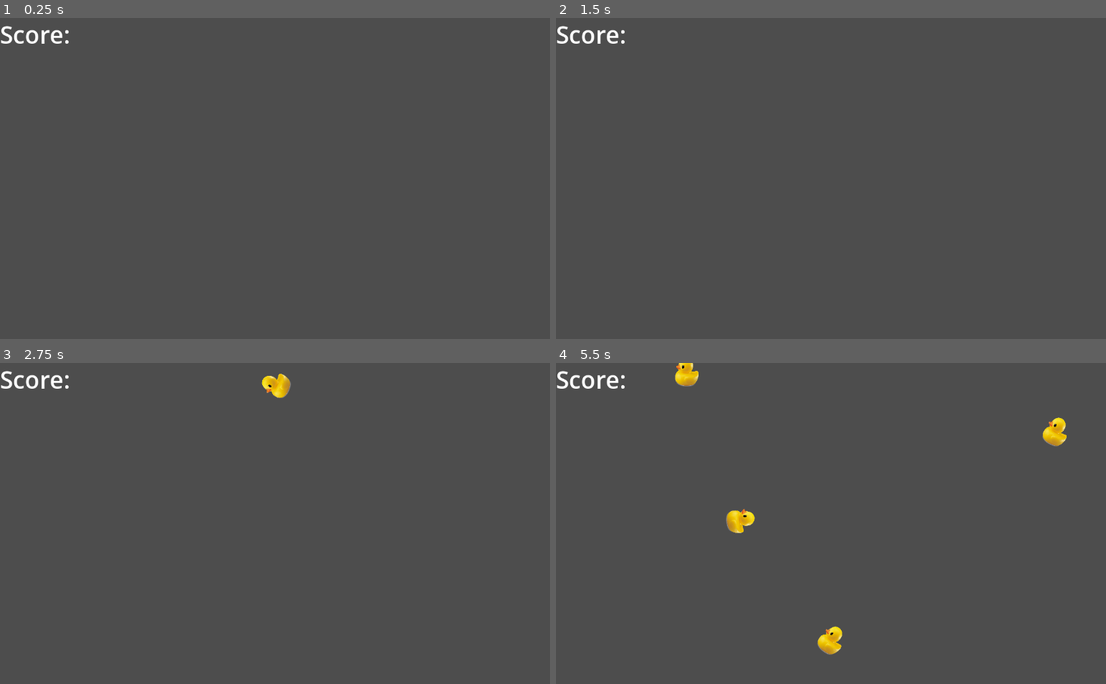
Above: before the commit, frames 1-4 (two rows, left to right).
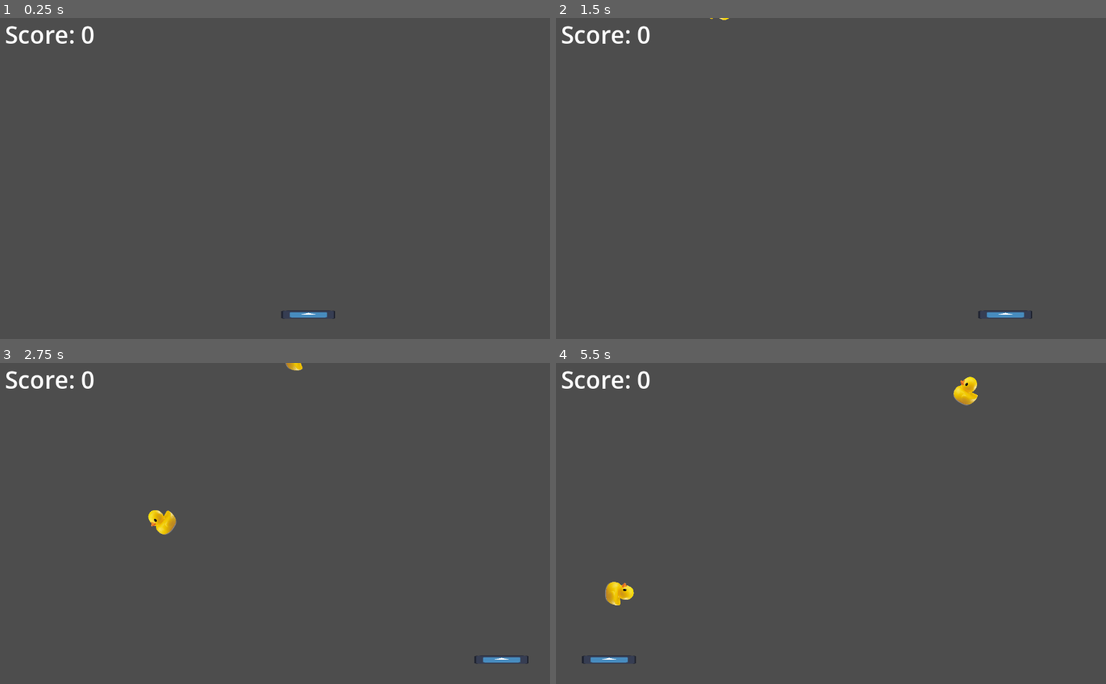
Above: after the commit, the same moments.

Repository: 24106/Duck-Catcher
Game: Godot game, scene res://scenes/task_01.tscn
Two runs of this game, one before a commit and one after it. Both use one fixed random seed, a clock stepped at 60 frames per second and the inputs below. Before the commit the project starts from res://task_01.tscn. The engine's default icon, where the game draws it, is replaced by a stand-in: a white triangle on a blue panel in a dark square.
Inputs:
- Up to frame 1 (0.25 s): no input
- Up to frame 2 (1.5 s): tap Enter at 0.5 s; hold D (move_right, bound only after the commit) 0.53-1.28 s; tap Space at 1.25 s; hold A (move_left, bound only after the commit) from 1.28 s (still down)
- Up to frame 3 (2.75 s): release A (move_left, bound only after the commit) at 2.03 s; hold D (move_right, bound only after the commit) from 2.03 s (still down)
- Up to frame 4 (5.5 s): release D (move_right, bound only after the commit) at 3.53 s; hold A (move_left, bound only after the commit) from 3.53 s (still down)

The runs differ from the first frame. In frame 1, 0.6% of the frame differs, in the area x 0-61%, y 2-94%; in frame 2, 0.6%; in frame 3, 1.2%; in frame 4, 2.3%, in the area x 0-93%, y 0-94%.

Commit message:
creating basic game

Diff:
--- a/duck.gd
+++ /dev/null
@@ -1,16 +0,0 @@
-extends Area2D
-
-var acceleration = 1.0
-var velocity = 0.0
-var rotation_velocity = randf_range(1.0,3.0)
-
-# Called when the node enters the scene tree for the first time.
-func _ready() -> void:
-	pass # Replace with function body.
-
-
-# Called every frame. 'delta' is the elapsed time since the previous frame.
-func _process(delta: float) -> void:
-	velocity += acceleration * delta
-	position.y += velocity
-	rotation += rotation_velocity * delta
--- a/duck.tscn
+++ /dev/null
@@ -1,16 +0,0 @@
-[gd_scene load_steps=4 format=3 uid="uid://i47w5xajhud8"]
-
-[ext_resource type="Script" path="res://duck.gd" id="1_auml2"]
-[ext_resource type="Texture2D" uid="uid://5ylnmwdpbpmw" path="res://duck_sprite.png" id="1_orfsv"]
-
-[sub_resource type="CircleShape2D" id="CircleShape2D_r5i0y"]
-
-[node name="Duck" type="Area2D"]
-script = ExtResource("1_auml2")
-
-[node name="Sprite2D" type="Sprite2D" parent="."]
-scale = Vector2(0.25, 0.25)
-texture = ExtResource("1_orfsv")
-
-[node name="CollisionShape2D" type="CollisionShape2D" parent="."]
-shape = SubResource("CircleShape2D_r5i0y")
--- a/game.gd
+++ /dev/null
@@ -1,21 +0,0 @@
-extends Node2D
-
-@onready var duck_prefab = preload("res://duck.tscn")
-
-# Called when the node enters the scene tree for the first time.
-func _ready() -> void:
-	pass # Replace with function body.
-
-
-# Called every frame. 'delta' is the elapsed time since the previous frame.
-func _process(delta: float) -> void:
-	pass
-
-
-func _on_duck_spawn_timer_timeout() -> void:
-	#spawn a duck
-	randomize()
-	var duck = duck_prefab.instantiate()
-	duck.position = Vector2(randi_range(10,1024), -50)
-	duck.rotation = randf_range(0,2*PI)
-	add_child(duck)
--- a/project.godot
+++ b/project.godot
@@ -15,9 +15,22 @@
 [application]
 
 config/name="Task01"
-run/main_scene="res://task_01.tscn"
+run/main_scene="res://scenes/task_01.tscn"
 config/features=PackedStringArray("4.7", "GL Compatibility")
 config/icon="res://icon.svg"
+
+[input]
+
+move_left={
+"deadzone": 0.5,
+"events": [Object(InputEventKey,"resource_local_to_scene":false,"resource_name":"","device":-1,"window_id":0,"alt_pressed":false,"shift_pressed":false,"ctrl_pressed":false,"meta_pressed":false,"pressed":false,"keycode":0,"physical_keycode":65,"key_label":0,"unicode":97,"location":0,"echo":false,"script":null)
+]
+}
+move_right={
+"deadzone": 0.5,
+"events": [Object(InputEventKey,"resource_local_to_scene":false,"resource_name":"","device":-1,"window_id":0,"alt_pressed":false,"shift_pressed":false,"ctrl_pressed":false,"meta_pressed":false,"pressed":false,"keycode":0,"physical_keycode":68,"key_label":0,"unicode":100,"location":0,"echo":false,"script":null)
+]
+}
 
 [rendering]
 
--- /dev/null
+++ b/scenes/duck.tscn
@@ -0,0 +1,18 @@
+[gd_scene format=3 uid="uid://i47w5xajhud8"]
+
+[ext_resource type="Script" uid="uid://b4vh4irduq8q5" path="res://scripts/duck.gd" id="1_tils5"]
+[ext_resource type="Texture2D" uid="uid://5ylnmwdpbpmw" path="res://assets/duck_sprite.png" id="2_tils5"]
+
+[sub_resource type="CircleShape2D" id="CircleShape2D_r5i0y"]
+radius = 28.284271
+
+[node name="Duck" type="Area2D" unique_id=1754188628]
+script = ExtResource("1_tils5")
+
+[node name="Sprite2D" type="Sprite2D" parent="." unique_id=1364805006]
+scale = Vector2(0.25, 0.25)
+texture = ExtResource("2_tils5")
+
+[node name="CollisionShape2D" type="CollisionShape2D" parent="." unique_id=1043273076]
+position = Vector2(-1, 0)
+shape = SubResource("CircleShape2D_r5i0y")
--- /dev/null
+++ b/scenes/player.tscn
@@ -0,0 +1,19 @@
+[gd_scene format=3 uid="uid://do75m2vaqk4um"]
+
+[ext_resource type="Script" uid="uid://b6sj28tlqfd0n" path="res://scripts/player.gd" id="1_3vyb7"]
+[ext_resource type="Texture2D" uid="uid://dfy63sst3haxf" path="res://icon.svg" id="2_g2els"]
+
+[sub_resource type="RectangleShape2D" id="RectangleShape2D_qhqgy"]
+size = Vector2(110, 17)
+
+[node name="Player" type="Area2D" unique_id=548628891]
+script = ExtResource("1_3vyb7")
+
+[node name="Sprite2D" type="Sprite2D" parent="." unique_id=1220447895]
+scale = Vector2(0.85156244, 0.1328125)
+texture = ExtResource("2_g2els")
+
+[node name="CollisionShape2D" type="CollisionShape2D" parent="." unique_id=457013690]
+shape = SubResource("RectangleShape2D_qhqgy")
+
+[connection signal="area_entered" from="." to="." method="_on_area_entered"]
--- /dev/null
+++ b/scenes/task_01.tscn
@@ -0,0 +1,37 @@
+[gd_scene format=3 uid="uid://bm2m4dtot603m"]
+
+[ext_resource type="Script" uid="uid://btcp7isa6tyuw" path="res://scripts/game.gd" id="1_lpkeo"]
+[ext_resource type="Theme" uid="uid://p6ily2d3rb8i" path="res://default_theme.tres" id="2_e6rjh"]
+[ext_resource type="PackedScene" uid="uid://do75m2vaqk4um" path="res://scenes/player.tscn" id="3_e6rjh"]
+
+[node name="Task01" type="Node2D" unique_id=1358145171]
+script = ExtResource("1_lpkeo")
+
+[node name="BackGround" type="Sprite2D" parent="." unique_id=2143238213]
+
+[node name="DuckSpawnTimer" type="Timer" parent="." unique_id=453639897]
+wait_time = 1.2
+autostart = true
+
+[node name="Player" parent="." unique_id=548628891 instance=ExtResource("3_e6rjh")]
+position = Vector2(621, 599)
+
+[node name="UI" type="Control" parent="." unique_id=1356087322]
+layout_mode = 3
+anchors_preset = 0
+offset_right = 1151.0
+offset_bottom = 113.0
+theme = ExtResource("2_e6rjh")
+
+[node name="Label" type="Label" parent="UI" unique_id=974703680]
+layout_mode = 1
+anchors_preset = -1
+anchor_left = 0.008688097
+anchor_right = 1.0086884
+anchor_bottom = 1.0
+grow_horizontal = 2
+grow_vertical = 2
+text = "Score: "
+metadata/_edit_use_anchors_ = true
+
+[connection signal="timeout" from="DuckSpawnTimer" to="." method="_on_duck_spawn_timer_timeout"]
--- /dev/null
+++ b/scripts/duck.gd
@@ -0,0 +1,24 @@
+extends Area2D
+
+# controls how quickly the duck accelerates as it falls
+var acceleration: float = 200.0
+
+# the duck's current falling speed
+var velocity: float = 80.0
+
+# give the duck a random rotation speed
+var rotation_velocity: float = randf_range(-8.0, 8.0)
+
+func _ready() -> void:
+	# add the duck to a group so the player can recognise it
+	add_to_group("ducks")
+
+func _process(delta: float) -> void:
+	# increase the falling speed over time
+	velocity += acceleration * delta
+
+	# move the duck down the screen
+	position.y += velocity * delta
+
+	# rotate the duck as it falls
+	rotation += rotation_velocity * delta
--- /dev/null
+++ b/scripts/game.gd
@@ -0,0 +1,46 @@
+extends Node2D
+
+# load duck scene so new ducks can be created
+@onready var duck_prefab = preload("res://scenes/duck.tscn")
+
+# get the player and the score label from the scene
+@onready var player: Area2D = $Player
+@onready var score_label: Label = $UI/Label
+
+# store the player's score
+var score: int = 0
+
+func _ready() -> void:
+	# listen for the signal emitted when a duck is caught
+	player.duck_caught.connect(_on_player_duck_caught)
+
+	# display the starting score
+	update_score()
+
+func _process(delta: float) -> void:
+	pass
+
+# spawn a new duck whenever the timer finishes
+func _on_duck_spawn_timer_timeout() -> void:
+	var duck = duck_prefab.instantiate()
+
+	# give the duck a random horizontal position above the screen
+	duck.position = Vector2(
+		randi_range(30, 994),
+		-50
+	)
+
+	# give the duck a random starting rotation
+	duck.rotation = randf_range(0.0, 2.0 * PI)
+
+	# add the duck to the game
+	add_child(duck)
+
+# increase the score when the player catches a duck
+func _on_player_duck_caught() -> void:
+	score += 1
+	update_score()
+
+# display the latest score on the screen
+func update_score() -> void:
+	score_label.text = "Score: " + str(score)
--- /dev/null
+++ b/scripts/player.gd
@@ -0,0 +1,34 @@
+extends Area2D
+
+# signal sent to the main game when a duck is caught
+signal duck_caught
+
+# horizontal movement speed
+@export var speed: float = 700.0
+
+# keep the player away from the screen edges
+@export var edge_padding: float = 107.0
+
+func _process(delta: float) -> void:
+	# read only the left and right movement controls
+	var direction: float = Input.get_axis("move_left", "move_right")
+
+	# move the player horizontally
+	position.x += direction * speed * delta
+
+	# keep the player inside the screen boundaries
+	var screen_width: float = get_viewport_rect().size.x
+	position.x = clampf(
+		position.x,
+		edge_padding,
+		screen_width - edge_padding
+	)
+
+# detect when a duck enters the player's collision area
+func _on_area_entered(area: Area2D) -> void:
+	if area.is_in_group("ducks"):
+		# tell the main game that a duck was caught
+		duck_caught.emit()
+
+		# remove the caught duck
+		area.queue_free()
--- a/task_01.tscn
+++ /dev/null
@@ -1,31 +0,0 @@
-[gd_scene load_steps=3 format=3 uid="uid://bm2m4dtot603m"]
-
-[ext_resource type="Script" path="res://game.gd" id="1_klrkg"]
-[ext_resource type="Theme" uid="uid://p6ily2d3rb8i" path="res://default_theme.tres" id="1_yll68"]
-
-[node name="Task01" type="Node2D"]
-script = ExtResource("1_klrkg")
-
-[node name="UI" type="Control" parent="."]
-layout_mode = 3
-anchors_preset = 0
-offset_right = 1151.0
-offset_bottom = 113.0
-theme = ExtResource("1_yll68")
-
-[node name="Label" type="Label" parent="UI"]
-layout_mode = 1
-anchors_preset = 15
-anchor_right = 1.0
-anchor_bottom = 1.0
-grow_horizontal = 2
-grow_vertical = 2
-text = "Score: "
-metadata/_edit_use_anchors_ = true
-
-[node name="BackGround" type="Sprite2D" parent="."]
-
-[node name="DuckSpawnTimer" type="Timer" parent="."]
-autostart = true
-
-[connection signal="timeout" from="DuckSpawnTimer" to="." method="_on_duck_spawn_timer_timeout"]
Renamed: duck_sprite.png -> assets/duck_sprite.png
Not shown, changed: assets/duck_sprite.png.import
Renamed: duck.gd.uid -> scripts/duck.gd.uid
Renamed: game.gd.uid -> scripts/game.gd.uid
Not shown, added: scripts/player.gd.uid
